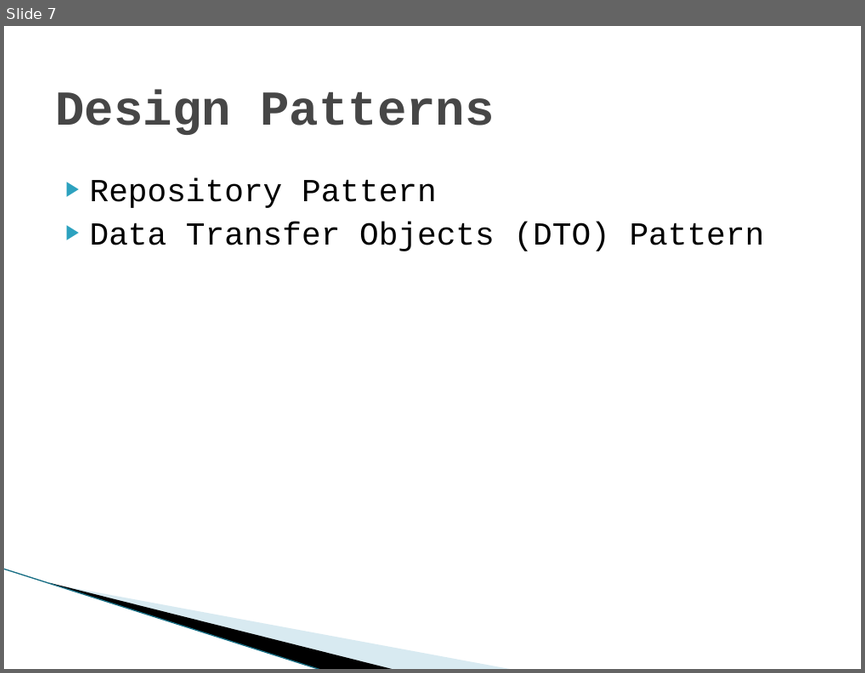
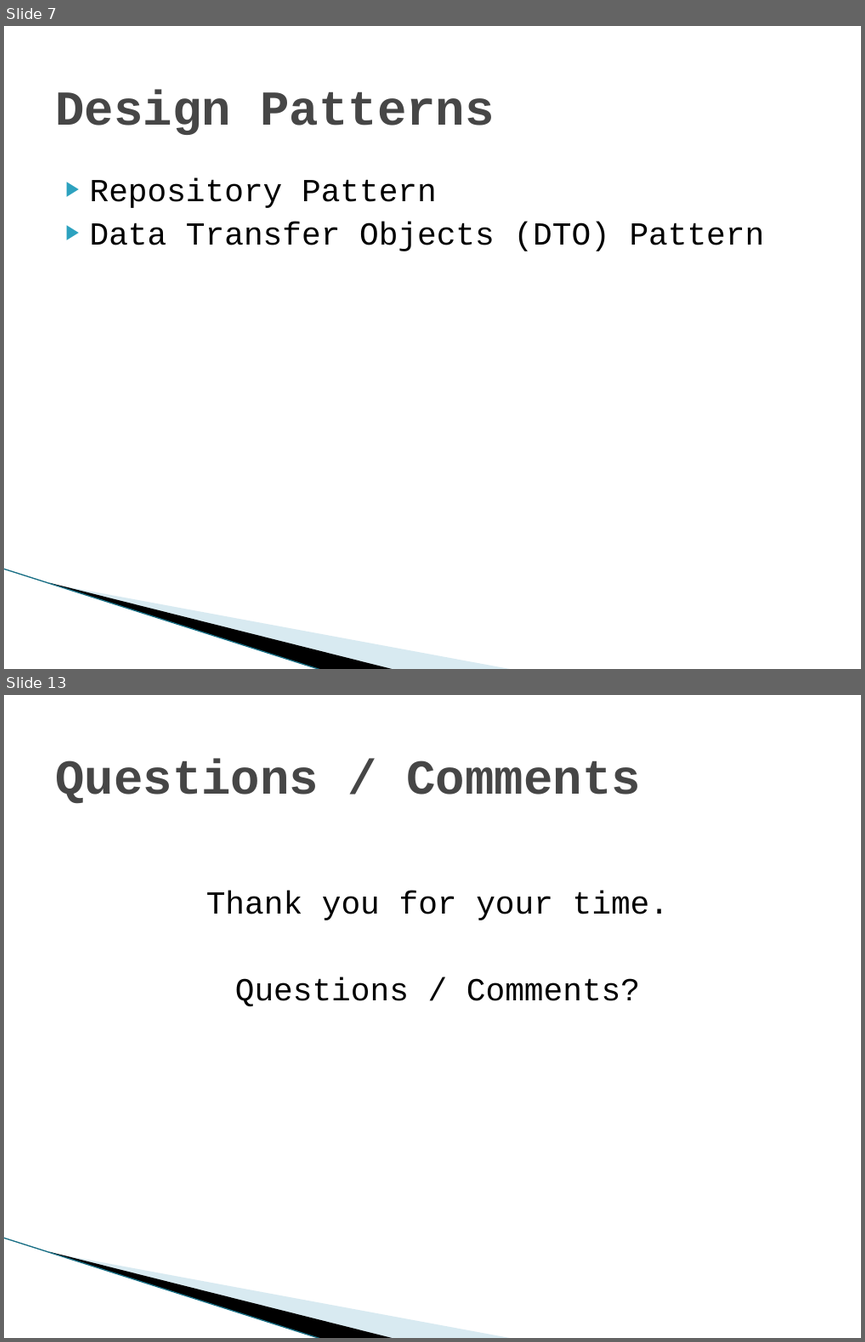
Before and after one commit to jeffflater/AddressBookDemo, a slide deck: Main/Docs/AddressBookDemo.pptx. Shown one above the other, each under a label of ours: slide 7 before the commit, slides 7 and 13 after it; the slides between them are not shown. The pictures are 865x673 and 865x1342 pixels, drawn with LibreOffice and Linux fonts; fonts in the diff are those of the drawing; background and template pictures are left out. Boxes give left, top, right and bottom in pixels: in the first picture for what was removed or moved away, otherwise in the second. Text is boxed around its words. In the diff, an @@ line names an element or a change of style, - is before the commit and + after.

```diff
--- a/Main/Docs/AddressBookDemo.pptx
+++ b/Main/Docs/AddressBookDemo.pptx
@@ slide 13 added at bbox=[4, 695, 861, 1338], background #FFFFFF; not listed: 3 template elements that a slide beside it also shows @@
@@ title added at bbox=[55, 758, 640, 804], 41 pt, text #464646, bold @@
+Questions / Comments
@@ text added at bbox=[206, 891, 669, 1006], 27 pt, text #000000 @@
+Thank you for your time.
+Questions / Comments?
```
Also in this commit, not shown: 4 slides changed, 3 other slides added, 1 slide removed, 51 other files.
